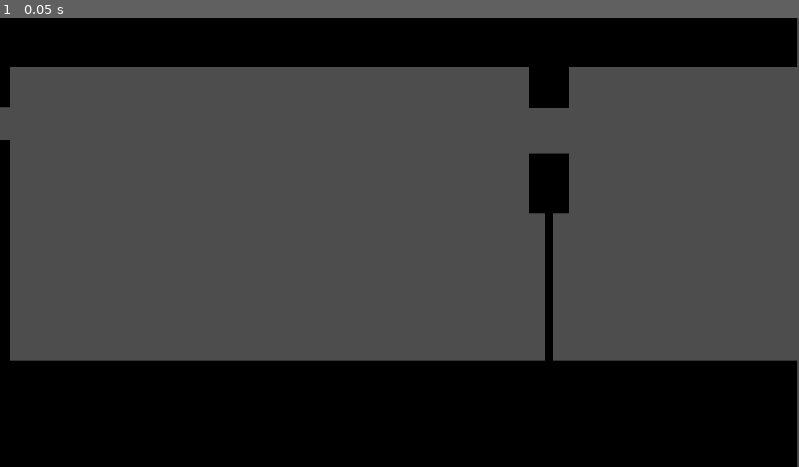
Above: before the commit, frame 1.
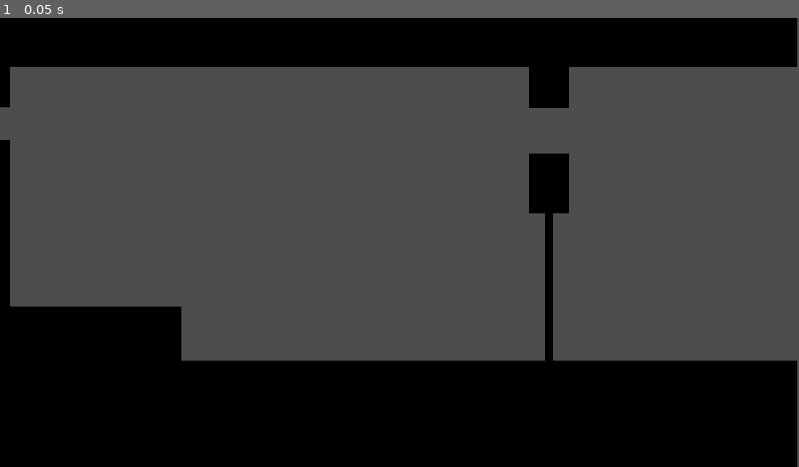
Above: after the commit, the same moment.

Repository: djfieldwpi/alt-ctrl-mqp
Game: Godot game, scene res://Levels/level_one.tscn
Same seed, same stepped clock (60 frames per second), same inputs: the game is played once before the commit and once after it.
Inputs:
- Up to frame 1 (0.05 s): no input

The runs differ from the first frame. In frame 1, 2.6% of the frame differs, in the area x 1-23%, y 64-77%.

Commit message:
temporary bed

Diff:
--- a/unstrung/Levels/level_one.tscn
+++ b/unstrung/Levels/level_one.tscn
@@ -40,5 +40,9 @@
 position = Vector2(-946, -371)
 scale = Vector2(1.0148665, 2.4400005)
 
+[node name="Surface8" parent="1" unique_id=1746030507 instance=ExtResource("1_2b52f")]
+position = Vector2(-720, 223.00002)
+scale = Vector2(10.285662, -3.292248)
+
 [node name="2" type="CanvasLayer" parent="." unique_id=1450568293]
 follow_viewport_enabled = true
